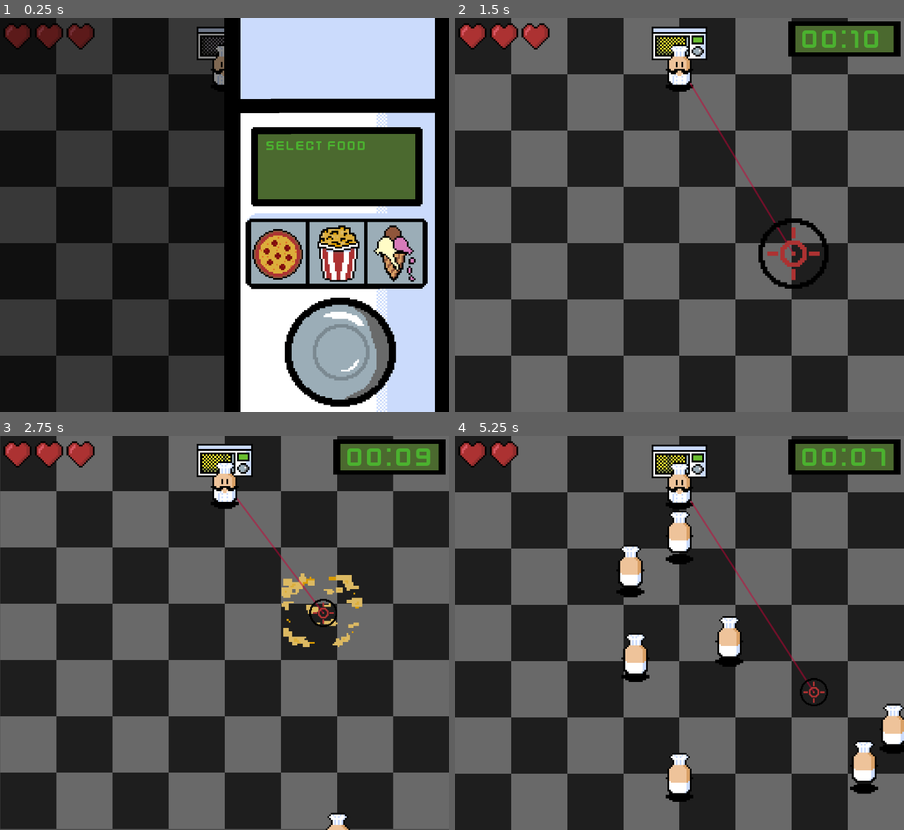
Above: before the commit, frames 1-4 (two rows, left to right).
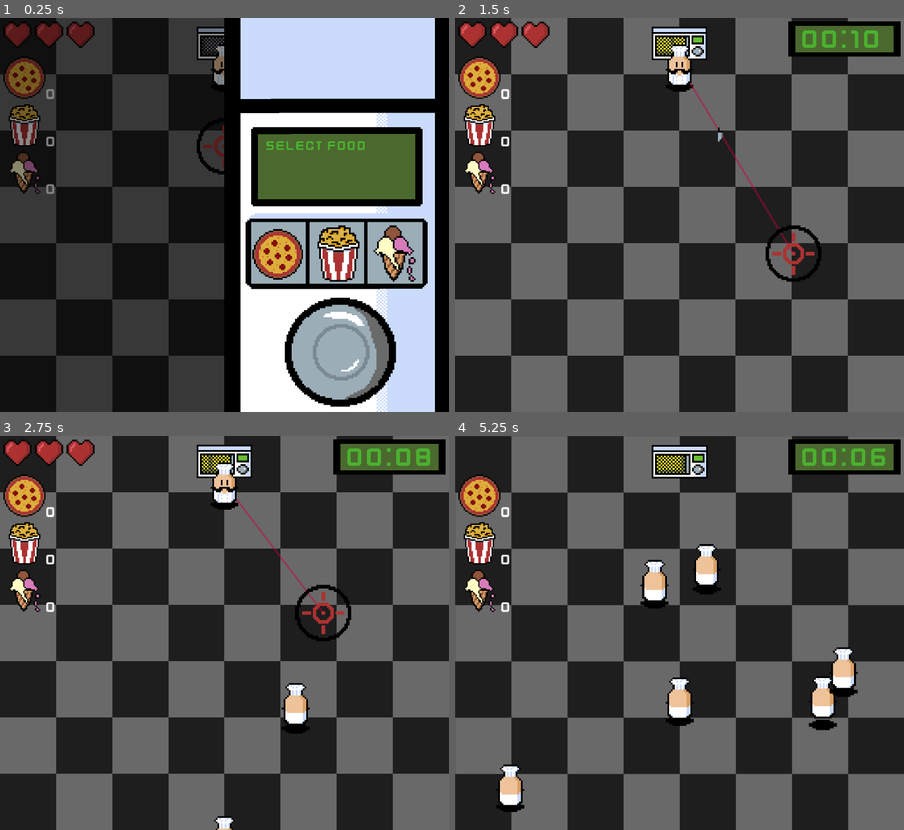
Above: after the commit, the same moments.

Repository: 1nderr/chef-mikes-final-stand
Game: Godot game, scene res://src/core/main.tscn
The game is run twice, just before and just after one commit, with the same random seed, the same clock (stepped at 60 frames per second) and the same inputs.
Inputs (mouse positions are in pixels of both pictures, inside the frame that each line leads up to):
- Up to frame 1 (0.25 s): no input
- Up to frame 2 (1.5 s): click (733, 254) at 0.5 s; click (791, 254) at 1.27 s
- Up to frame 3 (2.75 s): move the mouse to (323, 613) at 2.02 s; hold 2 (bomb, bound only after the commit) from 2.03 s (still down); right-click (323, 613) at 2.3 s
- Up to frame 4 (5.25 s): move the mouse to (589, 652) at 2.77 s; release 2 (bomb, bound only after the commit) at 2.78 s; right-click (589, 652) at 2.85 s; tap 3 (slow, bound only after the commit) at 3.05 s; move the mouse to (724, 546) at 3.52 s; hold 3 (slow, bound only after the commit) 3.53-4.28 s; tap 2 (bomb, bound only after the commit) at 3.8, 4.35 s; move the mouse to (657, 711) at 4.27 s; right-click (657, 711) at 4.55 s; move the mouse to (814, 692) at 5.02 s; hold Right mouse button (bomb, bound only before the commit) from 5.03 s (still down)

The runs differ from the first frame. In frame 1, 2.2% of the frame differs, in the area x 0-50%, y 0-45%; in frame 2, 3.5%; in frame 3, 7.7%; in frame 4, 13%, in the area x 0-100%, y 0-100%.

Commit message:
add item counts

Diff:
--- a/project.godot
+++ b/project.godot
@@ -38,12 +38,22 @@
 }
 bomb={
 "deadzone": 0.2,
-"events": [Object(InputEventMouseButton,"resource_local_to_scene":false,"resource_name":"","device":-1,"window_id":0,"alt_pressed":false,"shift_pressed":false,"ctrl_pressed":false,"meta_pressed":false,"button_mask":0,"position":Vector2(0, 0),"global_position":Vector2(0, 0),"factor":1.0,"button_index":2,"canceled":false,"pressed":false,"double_click":false,"script":null)
+"events": [Object(InputEventKey,"resource_local_to_scene":false,"resource_name":"","device":-1,"window_id":0,"alt_pressed":false,"shift_pressed":false,"ctrl_pressed":false,"meta_pressed":false,"pressed":false,"keycode":50,"physical_keycode":0,"key_label":0,"unicode":50,"location":0,"echo":false,"script":null)
 ]
 }
 open={
 "deadzone": 0.2,
 "events": [Object(InputEventKey,"resource_local_to_scene":false,"resource_name":"","device":-1,"window_id":0,"alt_press …(191 unchanged characters)…
+]
+}
+disc={
+"deadzone": 0.2,
+"events": [Object(InputEventKey,"resource_local_to_scene":false,"resource_name":"","device":-1,"window_id":0,"alt_pressed":false,"shift_pressed":false,"ctrl_pressed":false,"meta_pressed":false,"pressed":false,"keycode":0,"physical_keycode":49,"key_label":0,"unicode":49,"location":0,"echo":false,"script":null)
+]
+}
+slow={
+"deadzone": 0.2,
+"events": [Object(InputEventKey,"resource_local_to_scene":false,"resource_name":"","device":-1,"window_id":0,"alt_pressed":false,"shift_pressed":false,"ctrl_pressed":false,"meta_pressed":false,"pressed":false,"keycode":0,"physical_keycode":51,"key_label":0,"unicode":51,"location":0,"echo":false,"script":null)
 ]
 }
 
--- a/src/core/game_manager.gd
+++ b/src/core/game_manager.gd
@@ -2,3 +2,6 @@
 
 var player: Player
 var camera: ShakingCamera
+var discs: int = 0
+var bombs: int = 0
+var slows: int = 0
--- a/src/core/main.tscn
+++ b/src/core/main.tscn
@@ -6,9 +6,10 @@
 [ext_resource type="Script" uid="uid://dkc26sjji1l2d" path="res://src/effects/shaking_component.gd" id="2_2in8s"]
 [ext_resource type="PackedScene" uid="uid://bbjyd6vwadc07" path="res://src/entities/microwave/microwave.tscn" id="2_x62ka"]
 [ext_resource type="PackedScene" uid="uid://c3ch05u31hjfb" path="res://src/ui/microwave_panel/microwave_panel.tscn" id="3_ivtyw"]
-[ext_resource type="PackedScene" uid="uid://ds3y5ko3wo4tb" path="res://src/ui/microwave_timer/microwave_timer.tscn" id="4_w61mg"]
+[ext_resource type="PackedScene" uid="uid://ds3y5ko3wo4tb" path="res://src/ui/hud/microwave_timer.tscn" id="4_w61mg"]
 [ext_resource type="PackedScene" uid="uid://0oelfyu0fald" path="res://src/entities/enemy/enemy_spawner.tscn" id="4_x62ka"]
-[ext_resource type="PackedScene" uid="uid://jwo11u6loqsk" path="res://src/ui/health_bar/health_bar.tscn" id="5_nxx65"]
+[ext_resource type="PackedScene" uid="uid://jwo11u6loqsk" path="res://src/ui/hud/health_bar.tscn" id="7_2in8s"]
+[ext_resource type="PackedScene" uid="uid://yar6d7ip6te" path="res://src/ui/hud/item_display.tscn" id="9_2in8s"]
 
 [sub_resource type="TileSetAtlasSource" id="TileSetAtlasSource_nxx65"]
 texture = ExtResource("1_q2b63")
@@ -70,11 +71,17 @@
 [node name="HUD" type="CanvasLayer" parent="." unique_id=28753639]
 process_mode = 1
 
-[node name="HealthBar" parent="HUD" unique_id=926149703 instance=ExtResource("5_nxx65")]
+[node name="HealthBar" parent="HUD" unique_id=926149703 instance=ExtResource("7_2in8s")]
 offset_left = 2.0
-offset_top = 2.0
+offset_top = 1.0
 offset_right = -198.0
-offset_bottom = -206.0
+offset_bottom = -207.0
+
+[node name="Item Display" parent="HUD" unique_id=872636647 instance=ExtResource("9_2in8s")]
+offset_left = 2.0
+offset_top = 22.0
+offset_right = 42.0
+offset_bottom = 75.0
 
 [node name="MicrowaveTimer" parent="HUD" unique_id=166162071 instance=ExtResource("4_w61mg")]
 offset_left = 190.0
--- a/src/entities/microwave/microwave.gd
+++ b/src/entities/microwave/microwave.gd
@@ -1,7 +1,7 @@
 class_name Microwave
 extends Area2D
 
-enum Item { HEALTH, BOMB, SLOW }
+enum Item { DISC, BOMB, SLOW }
 
 @export var double_time: float = 1
 
--- a/src/entities/player/player.gd
+++ b/src/entities/player/player.gd
@@ -11,8 +11,6 @@
 @onready var bomb_aim: BombAim = $BombAim
 
 var _can_shoot = true
-var _has_bomb = true
-var _has_big_bomb = false
 
 
 func _ready() -> void:
@@ -25,19 +23,15 @@
 
 
 func _process(_delta: float) -> void:
-	if _has_bomb:
-		bomb_aim.visible = true
-		bomb_aim.scale = Vector2(1.25, 1.25)
-	else:
-		bomb_aim.visible = true
-		bomb_aim.scale = Vector2(0.5, 0.5)
 	if _can_shoot and Input.is_action_pressed("shoot"):
 		shoot()
 
 
 func _unhandled_input(event: InputEvent) -> void:
-	if (_has_bomb or _has_big_bomb) and event.is_action_pressed("bomb"):
+	if GameManager.bombs > 0 and event.is_action_pressed("bomb"):
 		throw_bomb()
+	elif GameManager.slows > 0 and event.is_action_pressed("slow"):
+		SignalBus.slow_applied.emit(0.5)
 
 
 func shoot() -> void:
@@ -53,14 +47,8 @@
 func throw_bomb() -> void:
 	var bomb = bomb_scene.instantiate() as Bomb
 	bomb.global_position = get_global_mouse_position()
-
-	if _has_big_bomb:
-		bomb.double()
-
 	get_tree().current_scene.add_child(bomb)
-
-	_has_bomb = false
-	_has_big_bomb = false
+	GameManager.bombs = max(GameManager.bombs - 1, 0)
 
 
 func _on_cooldown_timer_timeout() -> void:
@@ -91,25 +79,9 @@
 
 
 func _on_microwave_done(item: Microwave.Item) -> void:
-	_has_bomb = false
-	#_has_big_bomb = false
-
 	if item == Microwave.Item.BOMB:
-		_has_bomb = true
+		GameManager.bombs += 1
 	elif item == Microwave.Item.SLOW:
-		SignalBus.slow_applied.emit(0.5)
-
-	#if item == Microwave.Item.HEALTH and _is_double:
-	#	health_component.heal(2)
-	#	print(health_component.get_hp())
-	#elif item == Microwave.Item.HEALTH:
-	#	health_component.heal(1)
-	#	print(health_component.get_hp())
-	#elif item == Microwave.Item.BOMB and _is_double:
-	#	_has_big_bomb = true
-	#elif item == Microwave.Item.BOMB:
-	#	_has_bomb = true
-	#elif item == Microwave.Item.SLOW and _is_double:
-	#	SignalBus.slow_applied.emit(0)
-	#elif item == Microwave.Item.SLOW:
-	#	SignalBus.slow_applied.emit(0.5)
+		GameManager.slows += 1
+	elif item == Microwave.Item.DISC:
+		GameManager.discs += 1
--- a/src/entities/player/player.tscn
+++ b/src/entities/player/player.tscn
@@ -46,7 +46,7 @@
 [node name="AimLine" parent="." unique_id=381144997 instance=ExtResource("1_vt6n5")]
 
 [node name="BombAim" parent="." unique_id=1436436697 instance=ExtResource("7_n7e5a")]
-visible = false
+position = Vector2(0, 46)
 script = ExtResource("8_kc3pt")
 
 [node name="AnimatedSprite2D" type="AnimatedSprite2D" parent="." unique_id=497497303]
--- a/src/entities/weapons/bomb_aim.tscn
+++ b/src/entities/weapons/bomb_aim.tscn
@@ -3,5 +3,4 @@
 [ext_resource type="Texture2D" uid="uid://dpyiwh7t4dhml" path="res://assets/bomb_reticle.png" id="1_psghh"]
 
 [node name="BombAim" type="Sprite2D" unique_id=1436436697]
-scale = Vector2(1.5, 1.5)
 texture = ExtResource("1_psghh")
--- /dev/null
+++ b/src/ui/hud/item_display.gd
@@ -0,0 +1,12 @@
+class_name ItemDisplay
+extends Control
+
+@onready var pizza_label: Label = $Counts/Label
+@onready var popcorn_label: Label = $Counts/Label2
+@onready var icecream_label: Label = $Counts/Label3
+
+
+func _process(_delta: float) -> void:
+	pizza_label.text = str(GameManager.discs)
+	popcorn_label.text = str(GameManager.bombs)
+	icecream_label.text = str(GameManager.slows)
--- /dev/null
+++ b/src/ui/hud/item_display.tscn
@@ -0,0 +1,68 @@
+[gd_scene format=3 uid="uid://yar6d7ip6te"]
+
+[ext_resource type="Texture2D" uid="uid://d3c1qfmwyriga" path="res://assets/pizza.png" id="1_bhrj7"]
+[ext_resource type="Script" uid="uid://c01vdmp8nc278" path="res://src/ui/hud/item_display.gd" id="1_d2nav"]
+[ext_resource type="Texture2D" uid="uid://cift7ec0kr5kv" path="res://assets/popcorn.png" id="2_efraj"]
+[ext_resource type="Texture2D" uid="uid://dmfi7cypjrfi2" path="res://assets/icecream.png" id="3_d2nav"]
+[ext_resource type="FontFile" uid="uid://dpebm1j1mxeda" path="res://assets/Kenney Future Narrow.ttf" id="4_efraj"]
+
+[sub_resource type="LabelSettings" id="LabelSettings_d2nav"]
+font = ExtResource("4_efraj")
+font_size = 6
+
+[node name="Item Display" type="Control" unique_id=872636647]
+layout_mode = 3
+anchors_preset = 0
+offset_right = 40.0
+offset_bottom = 53.0
+scale = Vector2(1.5, 1.5)
+script = ExtResource("1_d2nav")
+
+[node name="ItemTextures" type="VBoxContainer" parent="." unique_id=1926366997]
+layout_mode = 1
+anchors_preset = 15
+anchor_right = 1.0
+anchor_bottom = 1.0
+offset_right = -8.0
+offset_bottom = 64.0
+grow_horizontal = 2
+grow_vertical = 2
+scale = Vector2(0.5, 0.5)
+
+[node name="TextureRect" type="TextureRect" parent="ItemTextures" unique_id=1533747352]
+layout_mode = 2
+texture = ExtResource("1_bhrj7")
+stretch_mode = 3
+
+[node name="TextureRect2" type="TextureRect" parent="ItemTextures" unique_id=201178654]
+layout_mode = 2
+texture = ExtResource("2_efraj")
+stretch_mode = 3
+
+[node name="TextureRect3" type="TextureRect" parent="ItemTextures" unique_id=933169371]
+layout_mode = 2
+texture = ExtResource("3_d2nav")
+stretch_mode = 3
+
+[node name="Counts" type="VBoxContainer" parent="." unique_id=632896517]
+layout_mode = 0
+offset_left = 16.0
+offset_top = 10.0
+offset_right = 40.0
+offset_bottom = 62.0
+theme_override_constants/separation = 10
+
+[node name="Label" type="Label" parent="Counts" unique_id=2105174656]
+layout_mode = 2
+text = "0"
+label_settings = SubResource("LabelSettings_d2nav")
+
+[node name="Label2" type="Label" parent="Counts" unique_id=175350089]
+layout_mode = 2
+text = "0"
+label_settings = SubResource("LabelSettings_d2nav")
+
+[node name="Label3" type="Label" parent="Counts" unique_id=1369747806]
+layout_mode = 2
+text = "0"
+label_settings = SubResource("LabelSettings_d2nav")
--- a/src/ui/microwave_timer/microwave_timer.tscn
+++ b/src/ui/hud/microwave_timer.tscn
@@ -1,6 +1,6 @@
 [gd_scene format=3 uid="uid://ds3y5ko3wo4tb"]
 
-[ext_resource type="Script" uid="uid://bhyy3p8ni4ghx" path="res://src/ui/microwave_timer/microwave_timer.gd" id="1_c1ttq"]
+[ext_resource type="Script" uid="uid://bhyy3p8ni4ghx" path="res://src/ui/hud/microwave_timer.gd" id="1_c1ttq"]
 [ext_resource type="LabelSettings" uid="uid://i1d6jk1ru27p" path="res://resources/label_settings/microwave_timer_green.tres" id="1_spjg4"]
 [ext_resource type="LabelSettings" uid="uid://bmiywdyhgpux5" path="res://resources/label_settings/microwave_timer_white.tres" id="3_vcssv"]
 [ext_resource type="Texture2D" uid="uid://drowrisbja2qe" path="res://assets/time_frame.png" id="4_ohfuc"]
--- a/src/ui/microwave_panel/microwave_button.gd
+++ b/src/ui/microwave_panel/microwave_button.gd
@@ -1,7 +1,7 @@
 class_name MicrowaveButton
 extends TextureButton
 
-@export var item: Microwave.Item = Microwave.Item.HEALTH
+@export var item: Microwave.Item = Microwave.Item.DISC
 @export var wait_time: float = 10
 
 
--- a/src/ui/microwave_panel/microwave_panel.gd
+++ b/src/ui/microwave_panel/microwave_panel.gd
@@ -1,9 +1,9 @@
 class_name MicrowavePanel
 extends Control
 
-@onready var pizza_button: TextureButton = $PizzaButton
-@onready var popcorn_button: TextureButton = $PopcornButton
-@onready var icecream_button: TextureButton = $IcecreamButton
+@onready var pizza_button: MicrowaveButton = $PizzaButton
+@onready var popcorn_button: MicrowaveButton = $PopcornButton
+@onready var icecream_button: MicrowaveButton = $IcecreamButton
 @onready var label: Label = $Label
 
 
@@ -16,20 +16,18 @@
 
 
 func _on_microwave_done(_item: Microwave.Item) -> void:
-	get_tree().paused = true
-	visible = true
+	get_tree().set_deferred("paused", true)
+	set_deferred("visible", true)
 	label.text = "Select Food"
 
 
 func _on_pizza_button_mouse_entered() -> void:
-	return
+	label.text = "Pizza Disc\nSlices through\nCook Time: " + str(pizza_button.wait_time)
 
 
 func _on_popcorn_button_mouse_entered() -> void:
-	label.text = "Popcorn Bomb\nBlasts enemies\nCook Time: 10"
-	return
+	label.text = "Popcorn Bomb\nBlasts enemies\nCook Time: " + str(popcorn_button.wait_time)
 
 
 func _on_icecream_button_mouse_entered() -> void:
-	label.text = "Icecream Freeze\nSlows enemies\nCook Time: 20"
-	return
+	label.text = "Icecream Freeze\nSlows time by 50%\nCook Time: " + str(icecream_button.wait_time)
--- a/src/ui/microwave_panel/microwave_panel.tscn
+++ b/src/ui/microwave_panel/microwave_panel.tscn
@@ -42,6 +42,7 @@
 offset_bottom = 152.0
 scale = Vector2(0.9, 0.9)
 texture_normal = ExtResource("3_q23e7")
+script = ExtResource("2_qmtpd")
 
 [node name="PopcornButton" type="TextureButton" parent="." unique_id=2060831370]
 layout_mode = 0
@@ -52,6 +53,7 @@
 texture_normal = ExtResource("3_qmtpd")
 script = ExtResource("2_qmtpd")
 item = 1
+wait_time = 15.0
 
 [node name="IcecreamButton" type="TextureButton" parent="." unique_id=553621291]
 layout_mode = 0
Renamed: src/ui/health_bar/health_bar.gd -> src/ui/hud/health_bar.gd
Renamed: src/ui/health_bar/health_bar.gd.uid -> src/ui/hud/health_bar.gd.uid
Renamed: src/ui/health_bar/health_bar.tscn -> src/ui/hud/health_bar.tscn
Not shown, added: src/ui/hud/item_display.gd.uid
Renamed: src/ui/microwave_timer/microwave_timer.gd -> src/ui/hud/microwave_timer.gd
Renamed: src/ui/microwave_timer/microwave_timer.gd.uid -> src/ui/hud/microwave_timer.gd.uid
